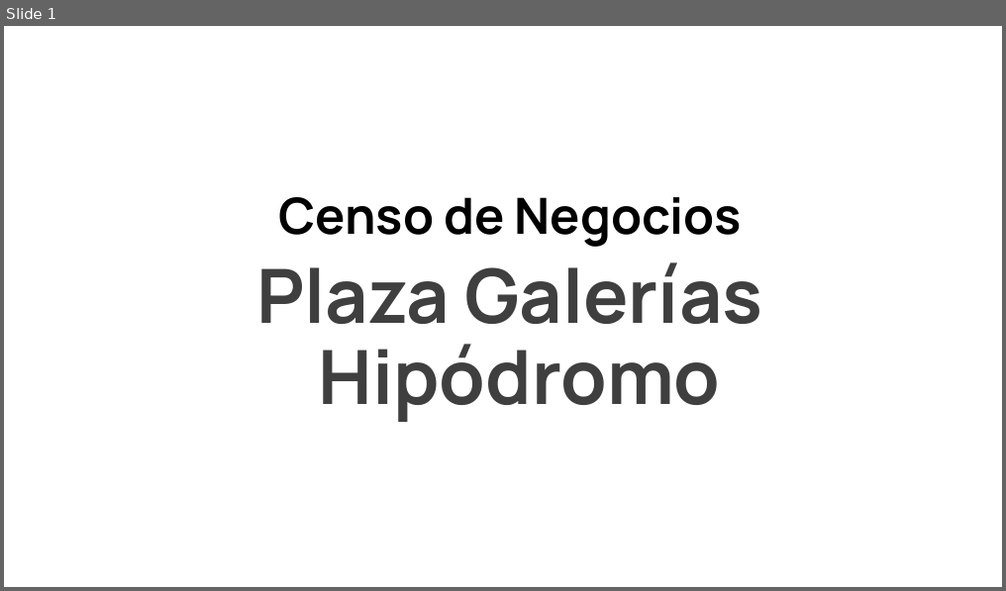
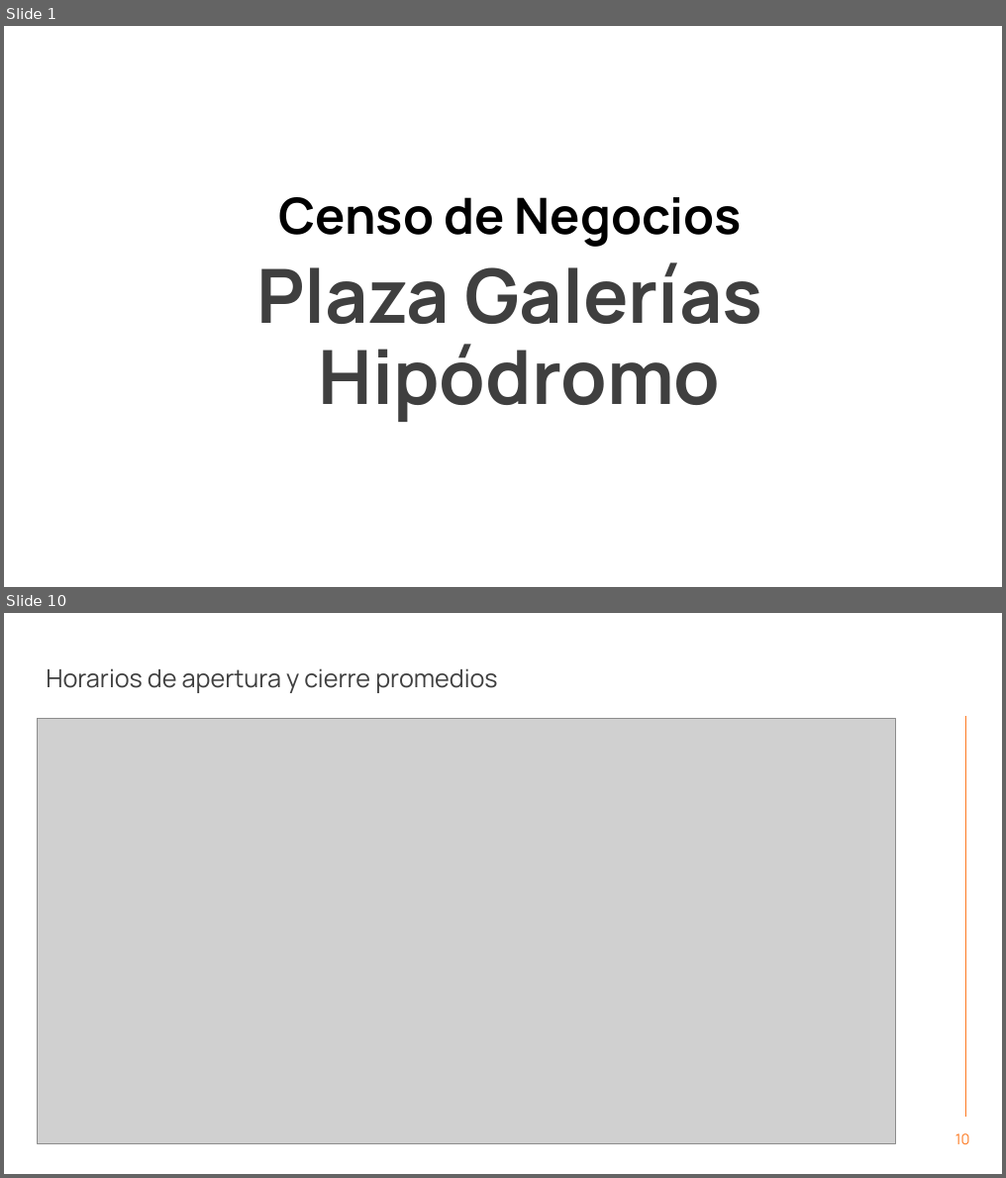
Before and after one commit to AllanJ93/censo.negocios, a slide deck: data-raw/press.pptx. Shown one above the other, each under a label of ours: slide 1 before the commit, slides 1 and 10 after it; the slides between them are not shown. The pictures are 1006x591 and 1006x1178 pixels, drawn with LibreOffice and Linux fonts; fonts in the diff are those of the drawing; grey boxes stand for pictures; background and template pictures are left out. Boxes give left, top, right and bottom in pixels: in the first picture for what was removed or moved away, otherwise in the second. Text is boxed around its words. In the diff, an @@ line names an element or a change of style, - is before the commit and + after.

```diff
--- a/data-raw/press.pptx
+++ b/data-raw/press.pptx
@@ slide 10 added at box(4, 613, 1002, 1174), background #FFFFFF @@
@@ title added at box(46, 668, 497, 693), 24 pt, text #3F3F3F @@
+Horarios de apertura y cierre promedios
@@ picture added at box(37, 719, 896, 1144) @@
@@ line added from (966, 1117) to (966, 716), #FD7A22 0.75 pt @@
@@ page number added at box(955, 1134, 970, 1145), 14 pt, text #FD7A22 @@
+10
```
Also in this commit, not shown: 1 other slide added, 16 other files.
